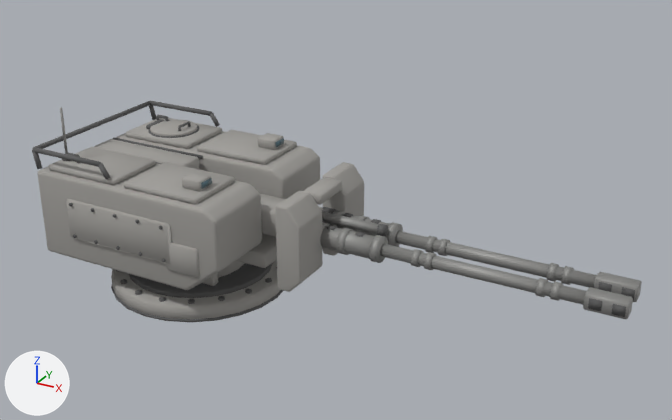
The glTF model game/models/turrets/turret_kit_t2.glb: old version first, new version second.
One viewpoint serves both versions: a 50 mm camera at (2.6, -3.32, 2.19) aimed at (0.75, 0.04, 0.51). The axes (+X, +Y, +Z) are drawn at lower left. The lights are the same throughout. The first picture is the older version. Where no turn or scale is listed for an object, it has been applied to the vertices. Vertices at exactly the same position are counted once.

Script lines for the objects in view, before the commit:
```python
me_cube_012 = bpy.data.meshes.new('Cube.012')
me_cube_012.from_pydata(...)  # 928 vertices, 1720 faces; spans x -0.13..1.79, y -0.13..0.13, z -0.06..0.08
# faces by material slot: [44, 208, 1468]
me_cube_012.materials.append(mat_turret_body)  # grey #a2a09b
me_cube_012.materials.append(mat_turret_dark)  # dark grey #616161
me_cube_012.materials.append(mat_turret_barrel)  # grey #959593
me_cylinder = bpy.data.meshes.new('Cylinder')
me_cylinder.from_pydata(...)  # 2760 vertices, 5104 faces; spans x -0.611..0.76, y -0.471..0.471, z 0.0..0.9
# faces by material slot: [2372, 2680, 24, 28]
me_cylinder.materials.append(mat_turret_body)  # grey #a2a09b
me_cylinder.materials.append(mat_turret_dark)  # dark grey #616161
me_cylinder.materials.append(mat_turret_glass)  # cyan #617c86
me_cylinder.materials.append(mat_turret_barrel)  # grey #959593
ob_guns = bpy.data.objects.new('guns', me_cube_012)
ob_guns.location = (0.3, 0.0, 0.43)
ob_turret_twin_t2 = bpy.data.objects.new('turret_twin_t2', me_cylinder)
ob_turret_twin_t2.location = (0.0, 0.0, 0.0)
```
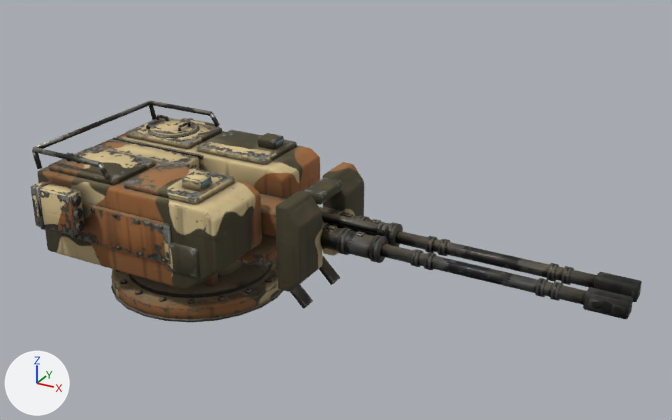
The change, as a diff of the scene's bpy script:
```diff
--- a/game/models/turrets/turret_kit_t2.glb.py
+++ b/game/models/turrets/turret_kit_t2.glb.py
@@ mat_turret_paint_guns @@
+mat_turret_paint_guns = bpy.data.materials.new('turret_paint_guns')
+# uses the picture img_turret_paint_guns_albedo
+# uses the picture img_turret_paint_guns_normal
+# uses the picture img_turret_paint_guns_orm
@@ mat_turret_paint @@
+mat_turret_paint = bpy.data.materials.new('turret_paint')
+# uses the picture img_turret_paint_albedo
+# uses the picture img_turret_paint_normal
+# uses the picture img_turret_paint_orm
@@ mat_turret_paint_pods @@
+mat_turret_paint_pods = bpy.data.materials.new('turret_paint_pods')
+# uses the picture img_turret_paint_pods_albedo
+# uses the picture img_turret_paint_pods_normal
+# uses the picture img_turret_paint_pods_orm
@@ me_cylinder @@
-me_cylinder.from_pydata(...)  # 2760 vertices, 5104 faces; spans x -0.611..0.76, y -0.471..0.471, z 0.0..0.9
+me_cylinder.from_pydata(...)  # 2820 vertices, 5216 faces; spans x -0.611..0.76, y -0.471..0.471, z 0.0..0.722
+# me_cylinder part 1: a new loose piece of 24 vertices spanning x 0.599..0.703, y 0.095..0.165, z 0.089..0.193, in mat_turret_paint
+# me_cylinder part 2: a new loose piece of 24 vertices spanning x 0.599..0.703, y -0.165..-0.095, z 0.089..0.193, in mat_turret_paint
+# me_cylinder part 3: the loose piece of 16 vertices spanning x -0.506..-0.494, y -0.326..-0.314, z 0.66..0.9 is deleted
+# me_cylinder part 4: 5039 kept faces spanning x -0.611..0.76, y -0.471..0.471, z 0.0..0.722 get new texture (UV) coordinates
+# me_cylinder part 5: 2372 faces spanning x -0.58..0.76, y -0.465..0.465, z 0.0..0.695 switch from mat_turret_body (grey #a2a09b) to mat_turret_paint
+# me_cylinder part 6: 2644 faces spanning x -0.611..0.445, y -0.471..0.471, z 0.0..0.722 switch from mat_turret_dark (dark grey #616161) to mat_turret_paint
+# other edits to the shape of me_cylinder do not show in these pictures
 me_cylinder.materials.append(mat_turret_glass)
-me_cylinder.materials.append(mat_turret_barrel)  # grey #959593
@@ me_cube_012 @@
 me_cube_012.from_pydata(...)  # 928 vertices, 1720 faces; spans x -0.13..1.79, y -0.13..0.13, z -0.06..0.08
+# me_cube_012 part 7
+# 52 faces are deleted
+# 52 new faces join them
+# me_cube_012 part 8: 44 faces spanning x -0.13..0.37, y -0.09..0.09, z -0.06..0.06 switch from mat_turret_body (grey #a2a09b) to mat_turret_paint_guns
+# me_cube_012 part 9: 180 faces spanning x 0.34..1.78, y -0.13..0.13, z -0.06..0.08 switch from mat_turret_dark (dark grey #616161) to mat_turret_paint_guns
+# me_cube_012 part 10: 1444 faces spanning x 0.35..1.79, y -0.13..0.13, z -0.06..0.08 switch from mat_turret_barrel (grey #959593) to mat_turret_paint_guns
@@ ob_pods @@
+ob_pods = bpy.data.objects.new('pods', me_cube_039)  # 376 vertices, 680 faces; spans x -0.5..-0.254, y -0.573..0.573, z 0.397..0.603
+ob_pods.location = (0.0, 0.0, 0.0)
```

What differs and where, as boxes (x1, y1, x2, y2) in the pictures (672 x 420 px; the box of a moved part takes in the faces that stretch with it):
'pods', added
    after: (31, 118, 219, 236)
part 1 of me_cylinder, added
    after: (319, 256, 340, 285)
part 2 of me_cylinder, added
    after: (290, 284, 313, 309)
part 3 of me_cylinder, deleted
    before: (60, 107, 68, 154)
part 4 of me_cylinder, surface changed (grey to brown)
    both: (32, 100, 364, 322)
part 5 of me_cylinder, recoloured (grey to brown)
    both: (37, 118, 364, 319)
part 6 of me_cylinder, recoloured
    both: (32, 100, 284, 322)
part 7 of me_cube_012, moved or reshaped
    both: (322, 212, 385, 235)
part 8 of me_cube_012, recoloured (grey to brown)
    both: (260, 194, 323, 237)
part 9 of me_cube_012, recoloured
    both: (322, 207, 635, 317)
part 10 of me_cube_012, recoloured (grey to black)
    both: (320, 210, 642, 319)
